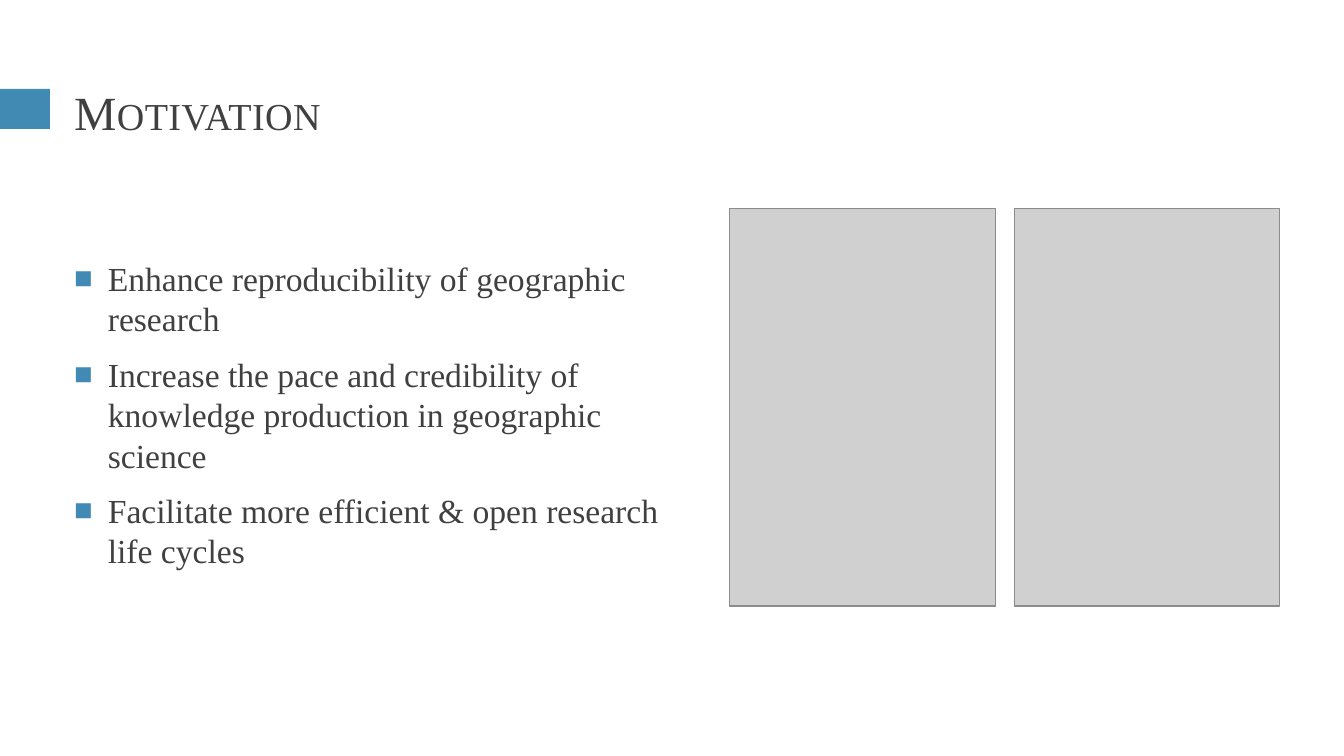
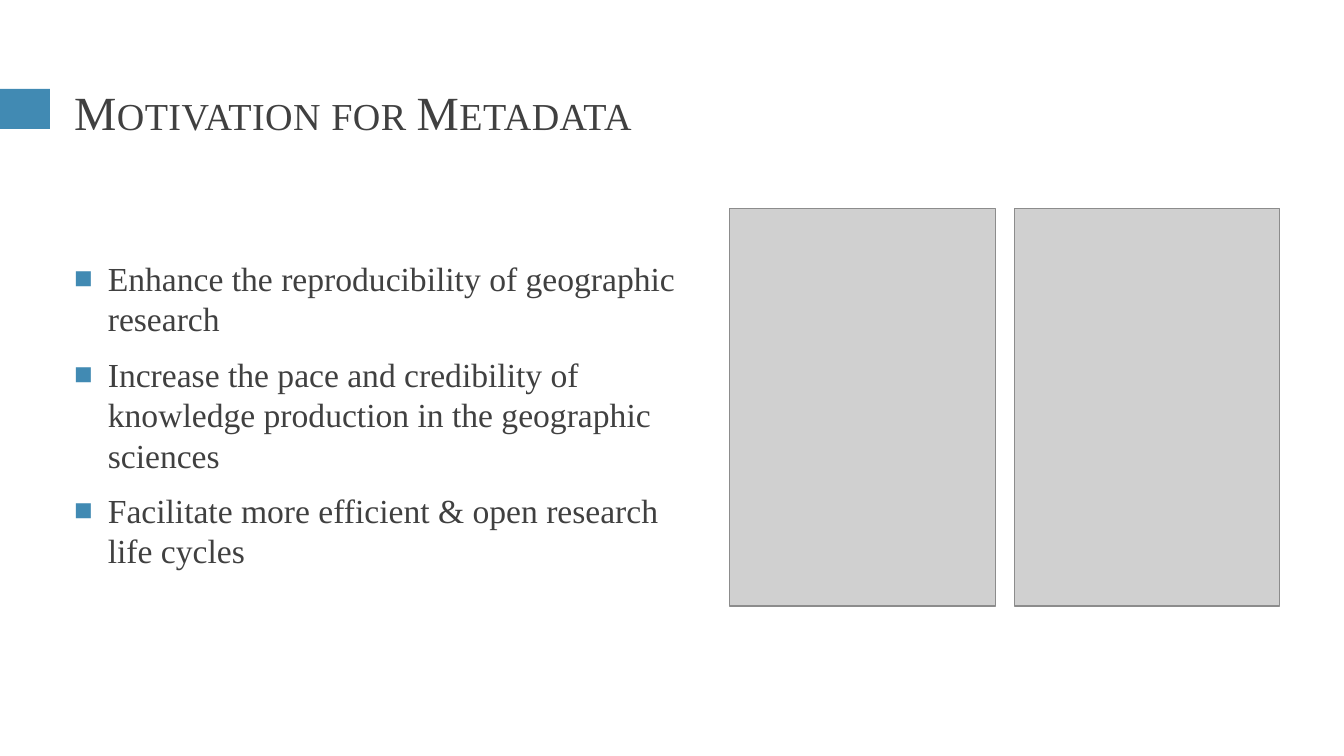
Before and after one commit to HEGSRR/CP-foss4g-2022-metadata, a slide deck: slide 2 of slides/Holler-FOSS4G-2022.pptx. Drawn at 1344x756 pixels with LibreOffice and Linux fonts; fonts in the diff are those of the drawing; grey boxes stand for pictures. Boxes give left, top, right and bottom in pixels: in the first picture for what was removed or moved away, otherwise in the second. Text is boxed around its words. In the diff, an @@ line names an element or a change of style, - is before the commit and + after.

```diff
--- a/slides/Holler-FOSS4G-2022.pptx
+++ b/slides/Holler-FOSS4G-2022.pptx
@@ title at (x1=331, y1=105, x2=406, y2=131): text changed @@
-Motivation
+Motivation for Metadata
@@ text at (x1=108, y1=267, x2=675, y2=469): text changed @@
-■ Enhance reproducibility of geographic research
-■ Increase the pace and credibility of knowledge production in geographic science
+■ Enhance the reproducibility of geographic research
+■ Increase the pace and credibility of knowledge production in the geographic sciences
```
Also in this commit, not shown: 9 other slides changed, 12 slides added, 1 slide removed, 2 other files.
